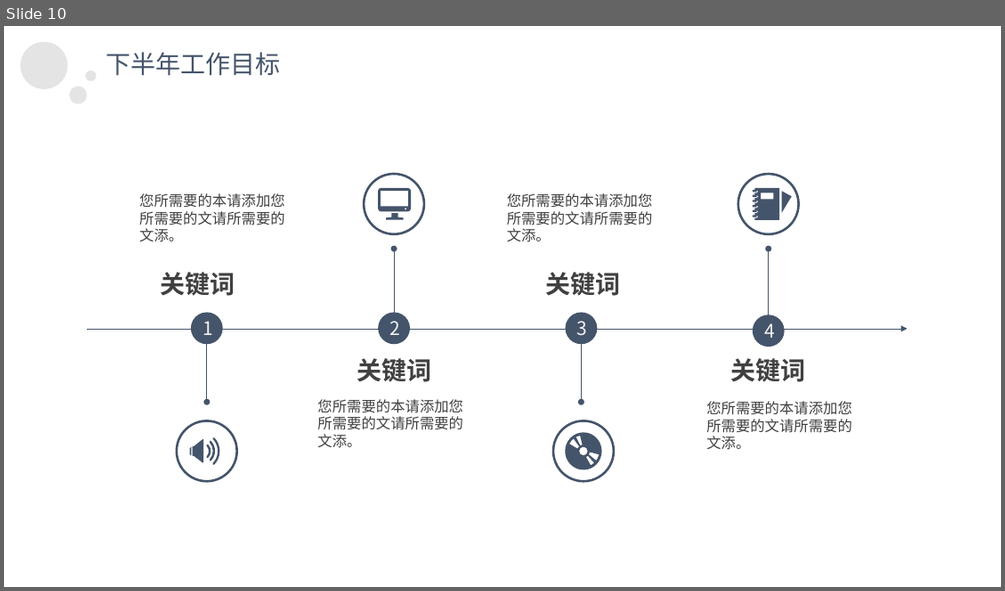
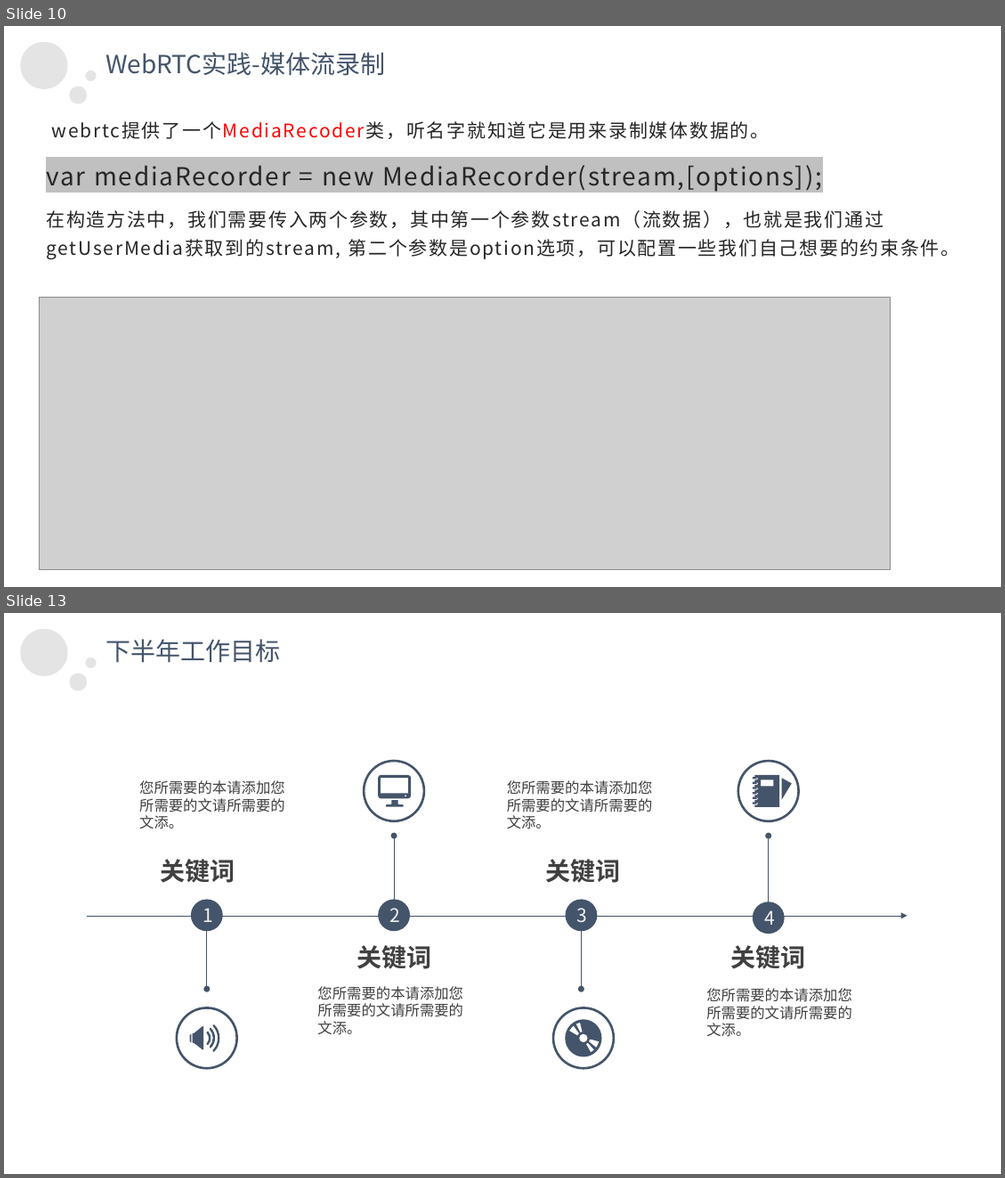
Before and after one commit to joeyer/lzjtest, a slide deck: 分享.pptx. Shown one above the other, each under a label of ours: slide 10 before the commit, slides 10 and 13 after it; the slides between them are not shown. The pictures are 1005x591 and 1005x1178 pixels, drawn with LibreOffice and Linux fonts; fonts in the diff are those of the drawing; grey boxes stand for pictures. Boxes give left, top, right and bottom in pixels: in the first picture for what was removed or moved away, otherwise in the second. Text is boxed around its words. In the diff, an @@ line names an element or a change of style, - is before the commit and + after.

```diff
--- a/分享.pptx
+++ b/分享.pptx
@@ slide 10 added at (x1=4, y1=26, x2=1001, y2=587), background #FFFFFF; not listed: 3 template elements that a slide beside it also shows @@
@@ text added at (x1=105, y1=52, x2=385, y2=76), 24 pt, text #44546A @@
+WebRTC实践-媒体流录制
@@ text added at (x1=46, y1=121, x2=960, y2=259), 18 pt, text #262626 @@
+webrtc提供了一个MediaRecoder类，听名字就知道它是用来录制媒体数据的。
+var mediaRecorder = new MediaRecorder(stream,[options]);
+在构造方法中，我们需要传入两个参数，其中第一个参数stream（流数据），也就是我们通过getUserMedia获取到的stream, 第二个参数是option选项，可以配置一些我们自己想要的约束条件。
@@ picture added at (x1=39, y1=297, x2=890, y2=570) @@
@@ what was slide 10 is now slide 13 @@
```
Also in this commit, not shown: 5 slides changed, 2 other slides added.
